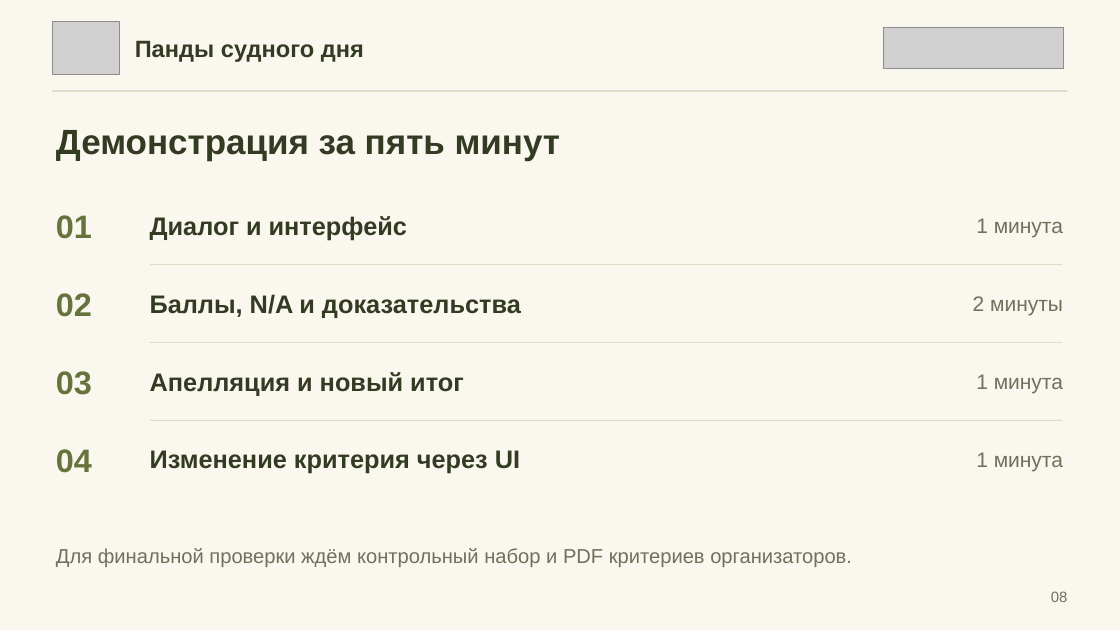
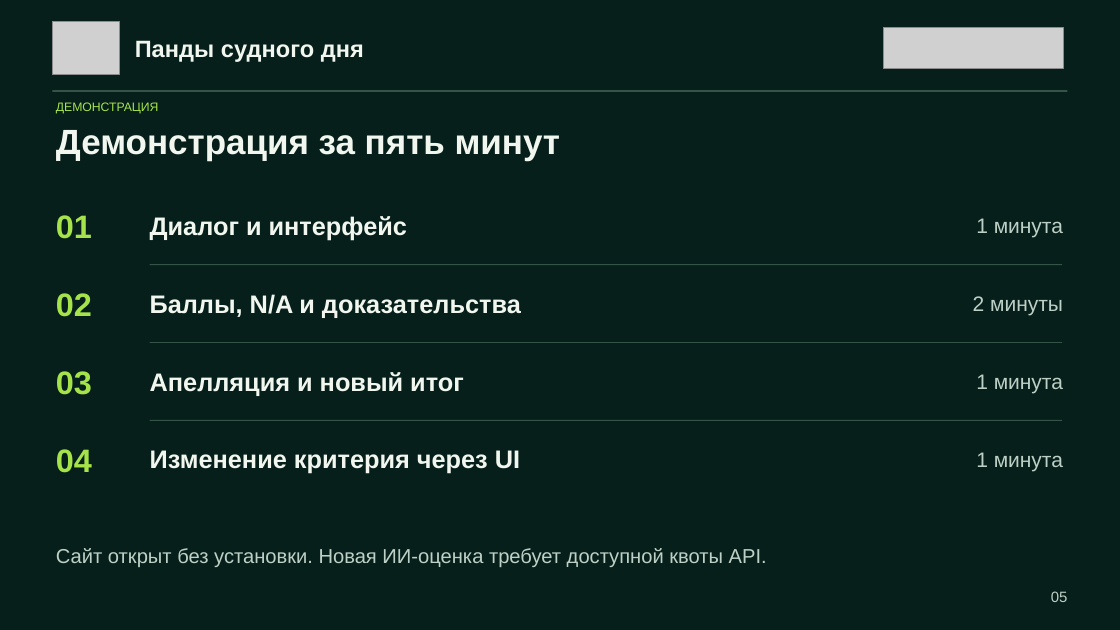
Before and after one commit to Aleks-48/panda-sudnogo-dnya., a slide deck: slide 5 of Анаис/presentation/Pandy_sudnogo_dnya_CQA.pptx (slide 8 before the commit). Drawn at 1120x630 pixels with LibreOffice and Linux fonts; fonts in the diff are those of the drawing; grey boxes stand for pictures. Boxes give left, top, right and bottom in pixels: in the first picture for what was removed or moved away, otherwise in the second. Text is boxed around its words. In the diff, an @@ line names an element or a change of style, - is before the commit and + after.

```diff
--- a/Анаис/presentation/Pandy_sudnogo_dnya_CQA.pptx
+++ b/Анаис/presentation/Pandy_sudnogo_dnya_CQA.pptx
@@ background #FAF7EE to #071F1B @@
@@ text added at <box>56,102,159,114</box>, 10.5 pt, text #A6E34B @@
+ДЕМОНСТРАЦИЯ
@@ text colour #66733D to #A6E34B in 4 elements at <box>56,215,92,239</box>, <box>56,293,92,317</box>, <box>56,371,92,395</box>, <box>56,449,92,473</box> @@
@@ text colour #343B23 to #F1F7EF in 6 elements at <box>135,40,364,62</box>, <box>56,130,560,161</box>, <box>150,216,407,240</box>, <box>150,294,521,318</box>, <box>150,372,464,396</box>, <box>150,450,520,474</box> @@
@@ fill #DCDCC7 to #345448 in 4 elements at <box>52,90,1067,92</box>, <box>150,265,1062,266</box>, <box>150,342,1062,343</box>, <box>150,420,1062,421</box> @@
@@ text colour #6F715C to #BDD0C5 in 4 elements at <box>976,218,1063,238</box>, <box>973,296,1063,315</box>, <box>976,374,1063,393</box>, <box>976,452,1063,471</box> @@
@@ text at <box>56,548,767,567</box>: text changed; text colour #6F715C to #BDD0C5 @@
-Для финальной проверки ждём контрольный набор и PDF критериев организаторов.
+Сайт открыт без установки. Новая ИИ-оценка требует доступной квоты API.
@@ text at <box>1051,591,1068,602</box>: text changed; text colour #6F715C to #BDD0C5 @@
-08
+05
```
Also in this commit, not shown: 4 other slides changed, 3 slides removed, 39 other files.
